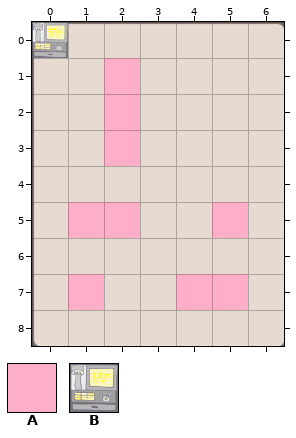
Tiled map -- HungryGame/proj.win32/map/24.tmx. The first picture shows the starting point.
Cells are 60x60 px. Shown: x 0..6, y 0..8.
Key: from "metaset1": A 0; from "wall": B 0.
_ is an empty cell.
Layers that did not change in this view are not listed.
Layer "Items" before, first column x 0:
0 _______
1 __A____
2 __A____
3 __A____
4 _______
5 _AA__A_
6 _______
7 _A__AA_
8 _______
And afterwards:
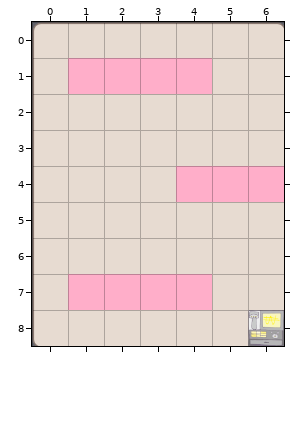
What changed:
Changed rows in their new state; . is an unchanged cell.
Layer "wall":
first column x 0:
0 _......
2 .._....
3 .._....
5 .__.._.
7 ....._.
8 ......B
Layer "Items":
first column x 1:
1 A.AA..
2 ._....
3 ._....
4 ...AAA
5 __.._.
7 .AA._.
Changed places in both pictures, as pixel boxes (x1, y1, x2, y2):
changed: (32, 22, 212, 166)
changed: (176, 166, 284, 238)
removed: (68, 202, 140, 238)
added: (104, 274, 176, 310)
changed: (212, 274, 284, 346)
